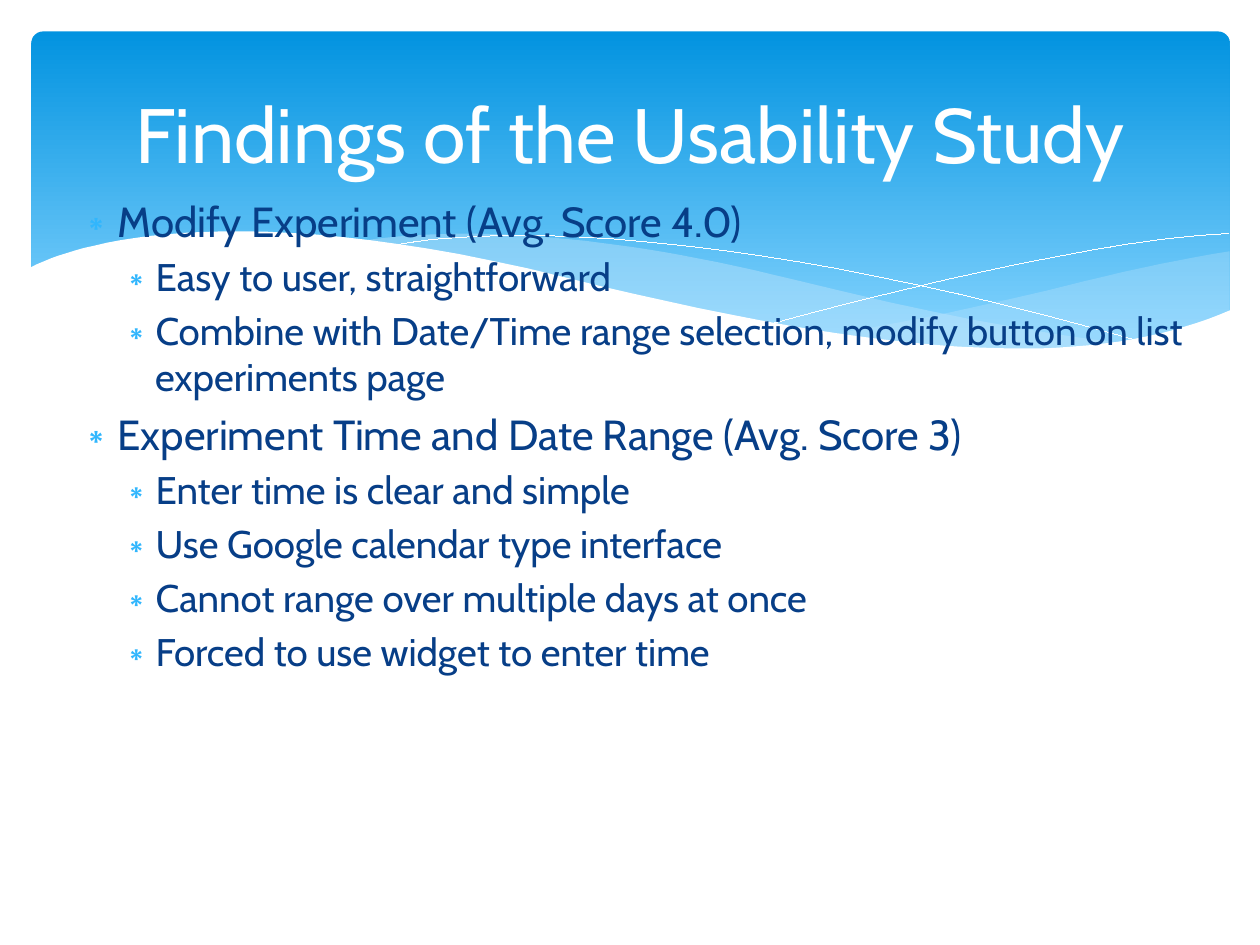
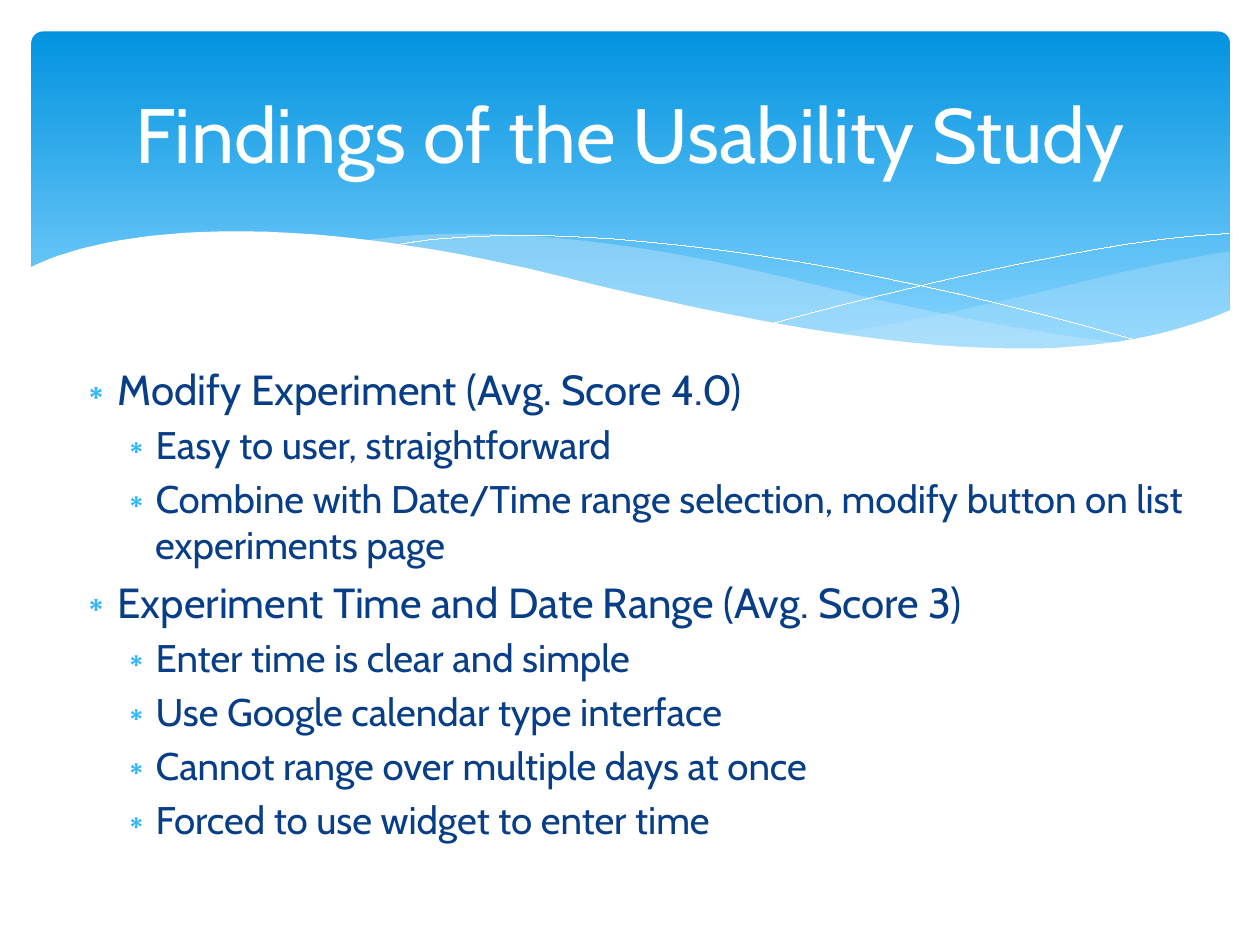
Before and after one commit to compuwizard123/participant-scheduling-system-docs, a slide deck: slide 7 of other/Participant Scheduling System.pptx. Drawn at 1260x945 pixels with LibreOffice and Linux fonts; fonts in the diff are those of the drawing. Boxes give left, top, right and bottom in pixels: in the first picture for what was removed or moved away, otherwise in the second. Text is boxed around its words. In the diff, an @@ line names an element or a change of style, - is before the commit and + after.

Commit message:
recommit ppt

```diff
--- a/other/Participant Scheduling System.pptx
+++ b/other/Participant Scheduling System.pptx
@@ text "Modify Experiment (Avg. Score 4.0)": place and size @@
-text "Modify Experiment (Avg. Score 4.0)" at [118,205,1182,675]
+text "Modify Experiment (Avg. Score 4.0)" at [118,373,1182,843]
```
